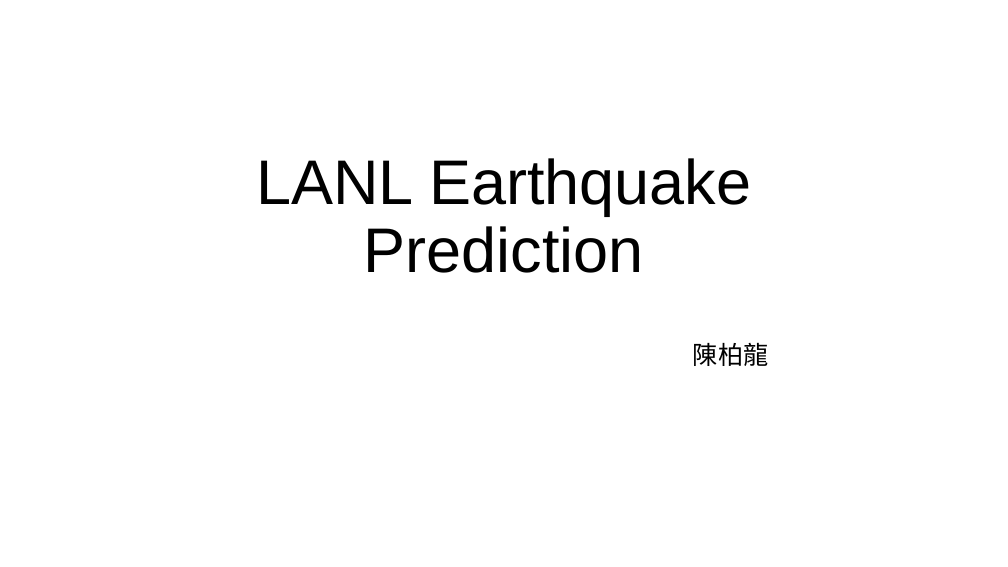
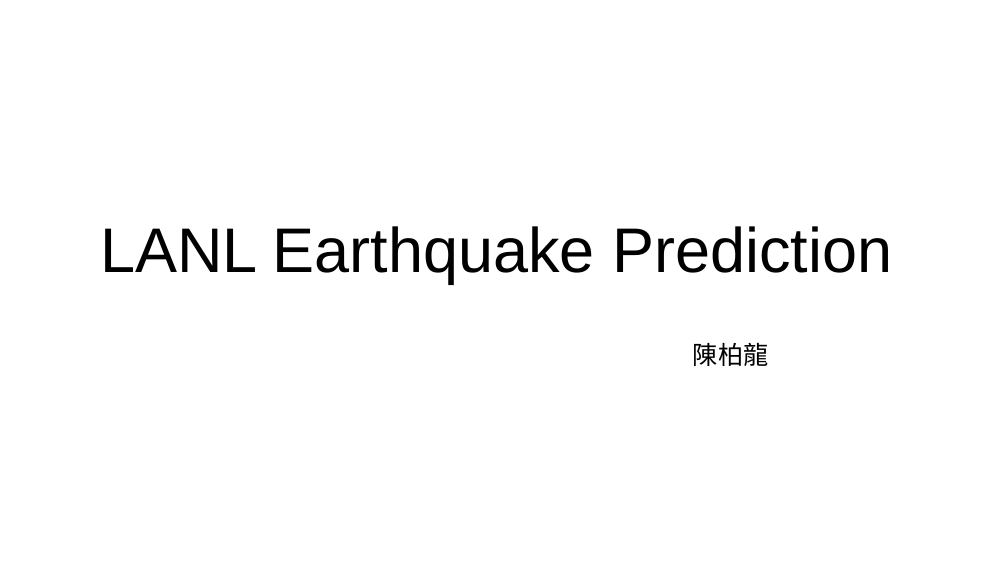
Before and after one commit to ept106354026/LANL-Earthquake-Prediction, a slide deck: slide 1 of 地震預測分析說明.pptx. Drawn at 1008x567 pixels with LibreOffice and Linux fonts; fonts in the diff are those of the drawing. Boxes give left, top, right and bottom in pixels: in the first picture for what was removed or moved away, otherwise in the second. Text is boxed around its words. In the diff, an @@ line names an element or a change of style, - is before the commit and + after.

```diff
--- a/地震預測分析說明.pptx
+++ b/地震預測分析說明.pptx
@@ title "LANL Earthquake Prediction" rewrapped from (257,158,751,273) to (100,226,892,283) @@
```
Also in this commit, not shown: 3 other slides changed, 6 slides added, 1 slide removed.
